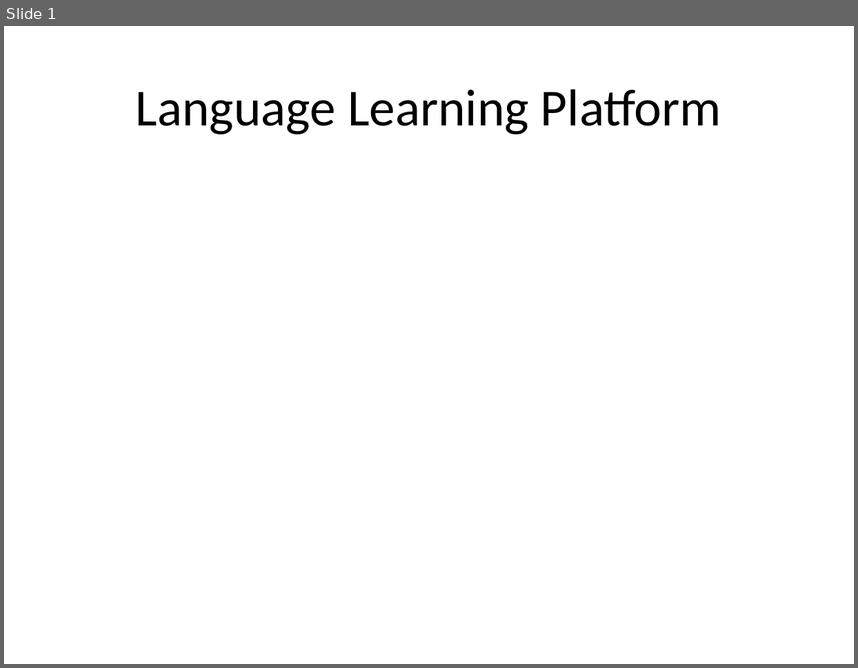
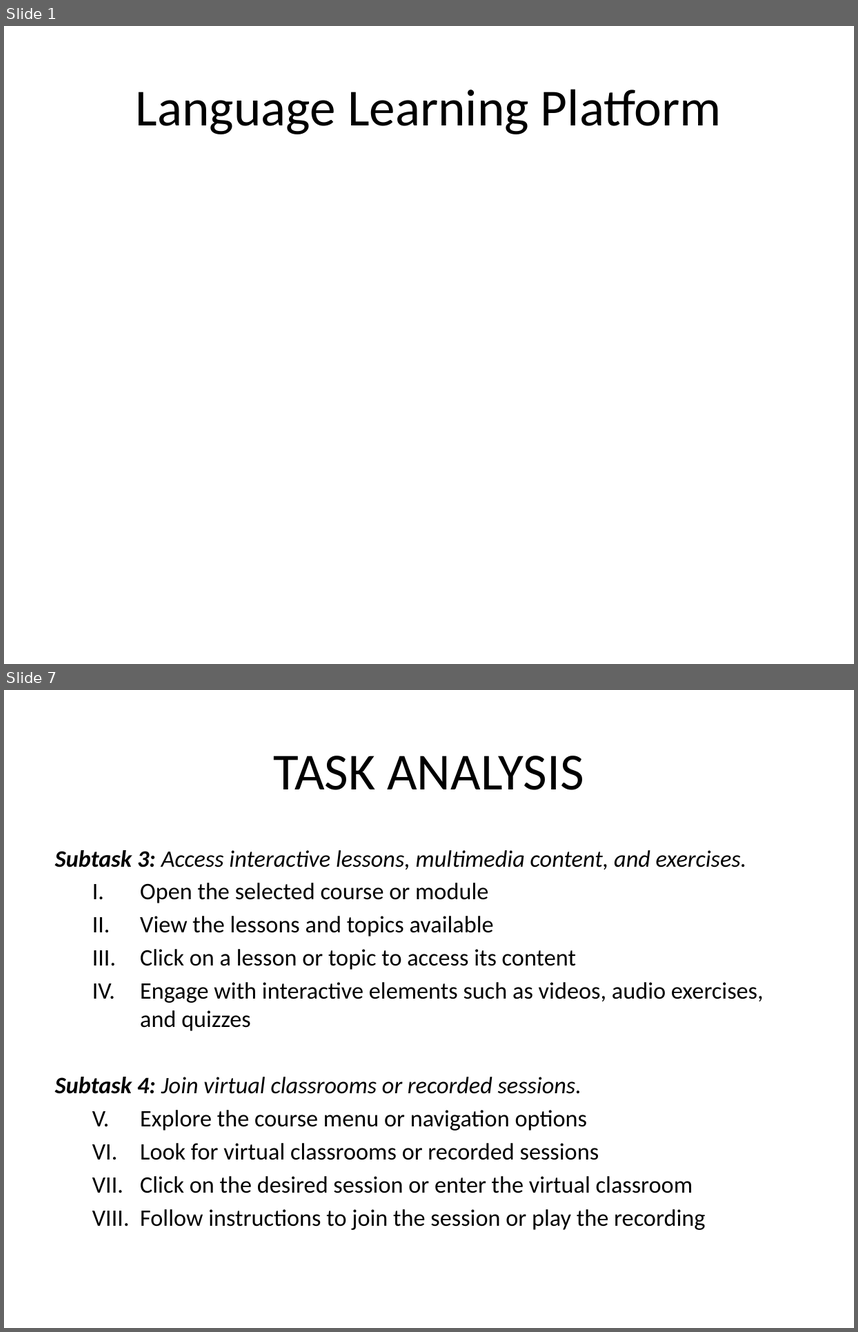
Before and after one commit to VictorMK22/PixelPioneers, a slide deck: Presentation1.pptx. Shown one above the other, each under a label of ours: slide 1 before the commit, slides 1 and 7 after it; the slides between them are not shown. The pictures are 858x668 and 858x1332 pixels, drawn with LibreOffice and Linux fonts; fonts in the diff are those of the drawing. Boxes give left, top, right and bottom in pixels: in the first picture for what was removed or moved away, otherwise in the second. Text is boxed around its words. In the diff, an @@ line names an element or a change of style, - is before the commit and + after.

```diff
--- a/Presentation1.pptx
+++ b/Presentation1.pptx
@@ slide 7 added at [4,690,854,1328], background #FFFFFF @@
@@ title added at [274,756,584,790], 44 pt, text #000000 @@
+TASK ANALYSIS
@@ text added at [55,850,764,1230], 20 pt, text #000000 @@
+Subtask 3: Access interactive lessons, multimedia content, and exercises.
+  I. Open the selected course or module
+  II. View the lessons and topics available
+  III. Click on a lesson or topic to access its content
+  IV. Engage with interactive elements such as videos, audio exercises, and quizzes
+Subtask 4: Join virtual classrooms or recorded sessions.
+  I. Explore the course menu or navigation options
+  II. Look for virtual classrooms or recorded sessions
+  III. Click on the desired session or enter the virtual classroom
+  IV. Follow instructions to join the session or play the recording
```
Also in this commit, not shown: 3 slides changed, 28 other slides added, 13 slides removed, 2 other files.
